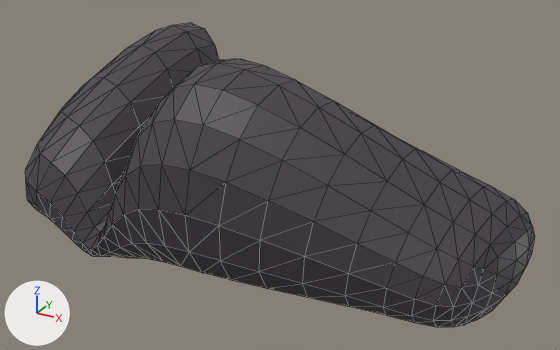
The OBJ model static/zombiegame4/gltf/rock1.obj: old version first, new version second.
Before and after are seen from a 50 mm lens placed at (3.71, -4.76, 3.17), pointed at (1.01, 0.15, 0.72). Every picture has the same lights, and +X, +Y and +Z are marked at lower left. Mesh edges are drawn as thin lines. Where no turn or scale is listed for an object, it has been applied to the vertices.
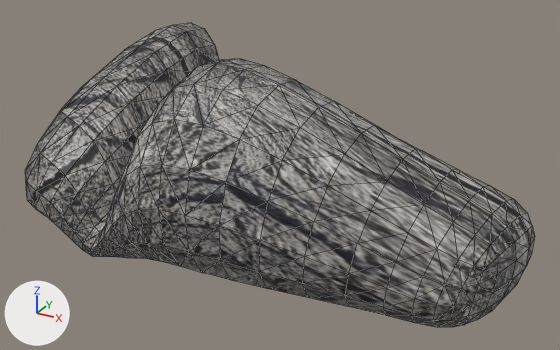
The change in detail:
Picture 'grass.png' (img_grass_png) is new.
In material 'Material' (mat_material), base_color is no longer (0.0583, 0.0502, 0.0622), dark grey #443f47.
In material 'Material' (mat_material), texture is now set to img_grass_png.
me_cube has 418 vertices, 832 faces and spans x -1.01..2.95, y -0.92..1.26, z -0.04..1.66.
me_cube is used by ob_cube; location (0.0, 0.0, 0.0).
me_cube part 1: texture (UV) coordinates of 832 of 832 faces, centred in x -1.01..2.95, y -0.91..1.25, z -0.03..1.64, changed; they spanned u 0.12..0.88, v 0.0..1.0 and now span u 0.5..0.75, v 0.0..0.25.

Location of each change, (x1, y1, x2, y2) in pixels of the pictures (560 x 350 px):
'Cube', surface changed: (26, 23, 535, 327) in both
part 1 of me_cube, surface changed: (25, 23, 535, 327) in both
